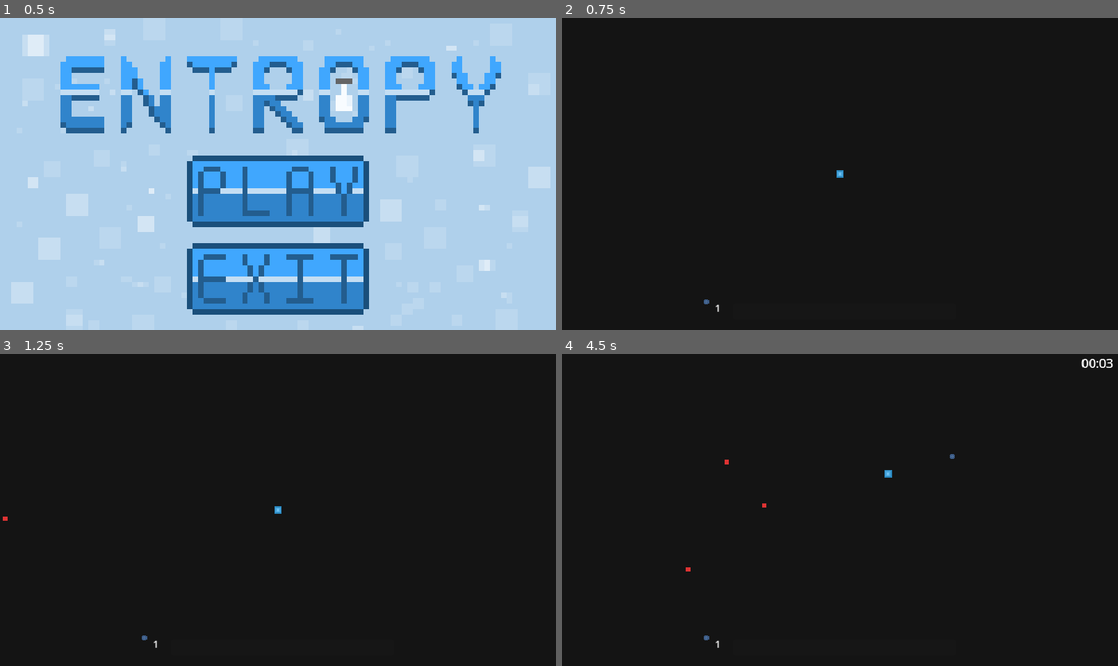
Above: before the commit, frames 1-4 (two rows, left to right).
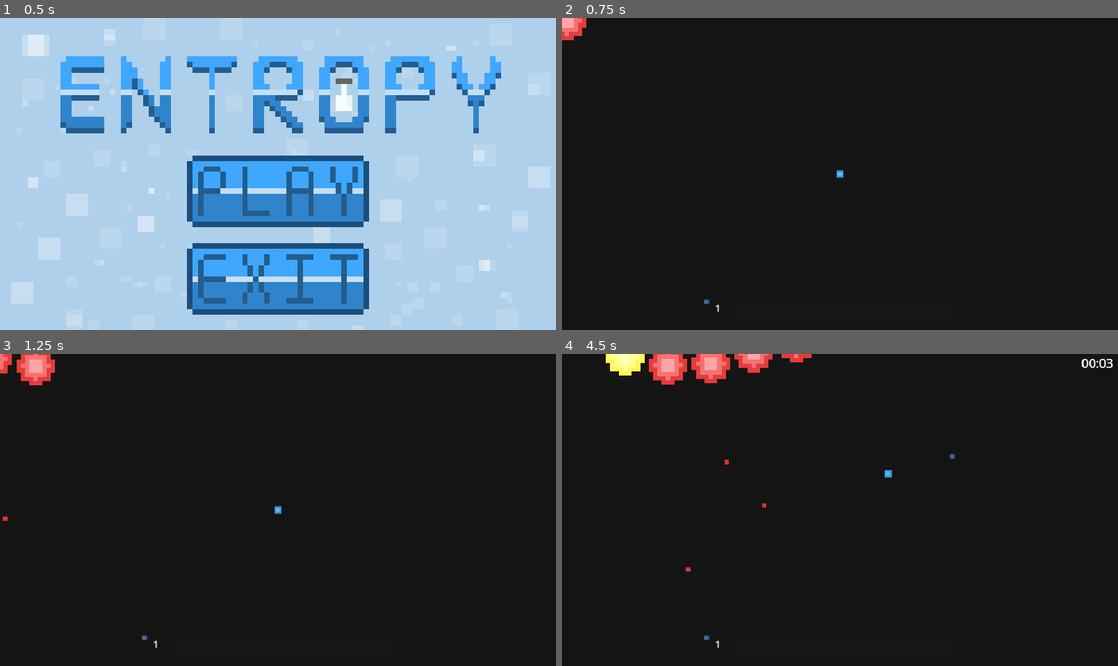
Above: after the commit, the same moments.

Repository: Clement-Quach/queensgamejam
Game: Godot game, scene res://scenes/main_menu.tscn
The game is run twice, just before and just after one commit, with the same random seed, the same clock (stepped at 60 frames per second) and the same inputs. The engine's default icon, where the game draws it, is replaced by a stand-in: a white triangle on a blue panel in a dark square.
Inputs (mouse positions are in pixels of both pictures, inside the frame that each line leads up to):
- Up to frame 1 (0.5 s): no input
- Up to frame 2 (0.75 s): click (840, 192) at 0.5 s
- Up to frame 3 (1.25 s): no input
- Up to frame 4 (4.5 s): tap Enter (ui_accept) at 1.25, 1.52, 2.27, 3.77 s; move the mouse to (962, 494) at 1.27 s; press the mouse at (962, 494) at 1.28 s; hold Right (ui_right) 1.28-2.78 s; move the mouse to (728, 525) at 2.02 s; release the mouse at (728, 525) at 2.03 s; click (728, 525) at 2.1 s; move the mouse to (895, 441) at 2.77 s; press the mouse at (895, 441) at 2.78 s; hold Left (ui_left) 2.78-3.53 s; move the mouse to (812, 572) at 3.52 s; release the mouse at (812, 572) at 3.53 s; hold Right (ui_right) from 3.53 s (still down); click (812, 572) at 3.6 s; move the mouse to (1006, 556) at 4.27 s; press the mouse at (1006, 556) at 4.28 s

Frame 1 is identical in both runs. In frame 2, 0.3% of the frame differs, in the area x 0-5%, y 0-8%; in frame 3, 0.7%; in frame 4, 1.9%, in the area x 7-45%, y 0-10%.

Commit message:
need to pull

Diff:
--- a/queensgamejam/particle_base.gd
+++ b/queensgamejam/particle_base.gd
@@ -12,7 +12,6 @@
 		direction.x = direction.x * -1
 	if is_on_floor() || is_on_ceiling():
 		direction.y = direction.y * -1
-
 
 
 
--- a/queensgamejam/scenes/collider.tscn
+++ b/queensgamejam/scenes/collider.tscn
@@ -2,8 +2,8 @@
 
 [ext_resource type="PackedScene" uid="uid://bdeto3dpfhttl" path="res://scenes/wall.tscn" id="1_704lm"]
 [ext_resource type="PackedScene" uid="uid://bqljjh47t4yin" path="res://scenes/hydrogen.tscn" id="2_1udnh"]
-[ext_resource type="PackedScene" uid="uid://dsely15cvyl4n" path="res://scenes/slingShot.tscn" id="3_qhxu8"]
-[ext_resource type="PackedScene" uid="uid://beq6j6jklgijo" path="res://scenes/boss.tscn" id="5_r7nro"]
+[ext_resource type="PackedScene" uid="uid://drwoipyt7482k" path="res://scenes/slingShot.tscn" id="3_qhxu8"]
+[ext_resource type="PackedScene" uid="uid://caupn4y00bnlf" path="res://scenes/worm_boss.tscn" id="4_6pgqe"]
 
 [node name="Collider" type="Node2D"]
 
@@ -34,5 +34,5 @@
 
 [node name="Line2D" parent="." instance=ExtResource("3_qhxu8")]
 
-[node name="boss" parent="." instance=ExtResource("5_r7nro")]
-position = Vector2(429, 72)
+[node name="wormBoss" parent="." instance=ExtResource("4_6pgqe")]
+position = Vector2(280, 112)
--- a/queensgamejam/scenes/main.gd
+++ b/queensgamejam/scenes/main.gd
@@ -33,6 +33,8 @@
 	update_progress_bar(playerLevel.levelPts, 0.25)
 
 
+############################### ENEMY SPAWNING #####################################################
+
 func spawn_waves() -> void:
 	while true:
 		print("Starting wave %d with %d enemies" % [current_wave, current_enemy_count])
@@ -44,9 +46,8 @@
 		await get_tree().create_timer(wave_delay).timeout
 		# Increase the wave and ramp up the enemy count
 		current_wave += 1
-		current_enemy_count += enemy_wave_increment
-
-############################### ENEMY SPAWNING #####################################################
+		if current_wave % 2 == 0:
+			current_enemy_count += enemy_wave_increment
 
 func start_waves() -> void:
 	# Use an infinite loop to continuously spawn waves
--- a/queensgamejam/scenes/main.tscn
+++ b/queensgamejam/scenes/main.tscn
@@ -1,10 +1,11 @@
-[gd_scene load_steps=8 format=3 uid="uid://d1r181tlg2520"]
+[gd_scene load_steps=9 format=3 uid="uid://d1r181tlg2520"]
 
 [ext_resource type="Script" path="res://scenes/main.gd" id="1_2h8js"]
 [ext_resource type="Script" path="res://scenes/timer.gd" id="1_nw5uv"]
 [ext_resource type="PackedScene" uid="uid://w3uygut4yruj" path="res://scenes/player.tscn" id="2_f2vdu"]
 [ext_resource type="PackedScene" uid="uid://bdeto3dpfhttl" path="res://scenes/wall.tscn" id="3_y7k7s"]
 [ext_resource type="PackedScene" uid="uid://drwoipyt7482k" path="res://scenes/slingShot.tscn" id="4_o7whv"]
+[ext_resource type="PackedScene" uid="uid://caupn4y00bnlf" path="res://scenes/worm_boss.tscn" id="6_q6ggl"]
 
 [sub_resource type="LabelSettings" id="LabelSettings_1401g"]
 font_size = 20
@@ -18,6 +19,7 @@
 
 [node name="main" type="Node2D"]
 script = ExtResource("1_2h8js")
+wave_delay = 8.0
 
 [node name="ColorRect" type="ColorRect" parent="."]
 offset_left = -99.0
@@ -47,6 +49,7 @@
 [node name="player" parent="." instance=ExtResource("2_f2vdu")]
 position = Vector2(454.5, 255.5)
 scale = Vector2(0.25, 0.25)
+collision_layer = 64
 
 [node name="Line2D" parent="." instance=ExtResource("4_o7whv")]
 
@@ -91,4 +94,6 @@
 [node name="WorldEnvironment" type="WorldEnvironment" parent="."]
 environment = SubResource("Environment_0ol5u")
 
+[node name="wormBoss" parent="." instance=ExtResource("6_q6ggl")]
+
 [connection signal="timeout" from="timer/Timer" to="timer" method="_on_timer_timeout"]
--- a/queensgamejam/scenes/player.tscn
+++ b/queensgamejam/scenes/player.tscn
@@ -16,6 +16,9 @@
 size = Vector2(52, 52)
 
 [node name="player" instance=ExtResource("1_mfwgv")]
+
+[node name="Area2D" parent="." index="0"]
+collision_layer = 65
 
 [node name="Sprite2D" parent="." index="1"]
 texture_filter = 1
--- /dev/null
+++ b/queensgamejam/scenes/segment.tscn
@@ -0,0 +1,20 @@
+[gd_scene load_steps=3 format=3 uid="uid://lulyh5hbkk1"]
+
+[ext_resource type="Texture2D" uid="uid://ccdfxyopluurk" path="res://assets/snake segment 2.png" id="1_pksy6"]
+
+[sub_resource type="CircleShape2D" id="CircleShape2D_ormad"]
+radius = 32.0156
+
+[node name="segment" type="Node2D"]
+
+[node name="Sprite2D" type="Sprite2D" parent="."]
+texture_filter = 1
+scale = Vector2(7, 7)
+texture = ExtResource("1_pksy6")
+
+[node name="Area2D" type="Area2D" parent="."]
+collision_layer = 4
+collision_mask = 0
+
+[node name="CollisionShape2D" type="CollisionShape2D" parent="Area2D"]
+shape = SubResource("CircleShape2D_ormad")
--- /dev/null
+++ b/queensgamejam/scenes/segment_hurt.tscn
@@ -0,0 +1,20 @@
+[gd_scene load_steps=3 format=3 uid="uid://dtdxpspf43lsh"]
+
+[ext_resource type="Texture2D" uid="uid://cvd3lw8pqana8" path="res://assets/snake segment 1.png" id="1_yivsn"]
+
+[sub_resource type="CircleShape2D" id="CircleShape2D_red34"]
+radius = 31.0161
+
+[node name="segmentHurt" type="Node2D"]
+
+[node name="Area2D" type="Area2D" parent="."]
+collision_layer = 16
+collision_mask = 0
+
+[node name="CollisionShape2D" type="CollisionShape2D" parent="Area2D"]
+shape = SubResource("CircleShape2D_red34")
+
+[node name="Sprite2D" type="Sprite2D" parent="."]
+texture_filter = 1
+scale = Vector2(7, 7)
+texture = ExtResource("1_yivsn")
--- /dev/null
+++ b/queensgamejam/scenes/worm_boss.tscn
@@ -0,0 +1,23 @@
+[gd_scene load_steps=4 format=3 uid="uid://caupn4y00bnlf"]
+
+[ext_resource type="Script" path="res://worm_boss.gd" id="1_sv8h7"]
+[ext_resource type="PackedScene" uid="uid://dtdxpspf43lsh" path="res://scenes/segment_hurt.tscn" id="2_kjhth"]
+[ext_resource type="PackedScene" uid="uid://lulyh5hbkk1" path="res://scenes/segment.tscn" id="3_w5jn8"]
+
+[node name="wormBoss" type="Node2D"]
+script = ExtResource("1_sv8h7")
+speed = 50.0
+vulnerability_interval = 7.0
+
+[node name="segmentHurt" parent="." instance=ExtResource("2_kjhth")]
+
+[node name="Area2D" parent="segmentHurt" index="0"]
+collision_layer = 0
+collision_mask = 64
+
+[node name="segment" parent="." instance=ExtResource("3_w5jn8")]
+
+[connection signal="body_entered" from="segmentHurt/Area2D" to="." method="_on_area_2d_body_entered"]
+
+[editable path="segmentHurt"]
+[editable path="segment"]
--- /dev/null
+++ b/queensgamejam/worm_boss.gd
@@ -0,0 +1,168 @@
+extends Node2D
+
+# Instead of exporting packed scenes, we reference our template nodes.
+@onready var invuln_segment_template = $segment
+@onready var dmg_segment_template = $segmentHurt
+
+@export var segment_count: int = 5       # Total segments
+@export var segment_distance: float = 70.0 # Distance between segments
+@export var speed: float = 100.0           # Movement speed
+@export var turn_interval: float = 2.0     # Time (in seconds) between setting a new target turn
+@export var turn_speed: float = 2.0        # How fast the worm rotates (radians per second)
+@export var vulnerability_interval: float = 3.0  # Vulnerable segment switch interval
+@export var health: int = 20             # Boss health
+
+var screen_width: float = 454.0
+var screen_height: float = 255.0
+
+var segments: Array = []           # Holds our segment nodes
+var vulnerable_index: int = -1     # Index of the current vulnerable segment
+
+# Instead of only a vector direction, we now store angles.
+var current_angle: float = 0.0
+var target_angle: float = 0.0
+
+var current_direction: Vector2 = Vector2.RIGHT  # This will be updated based on current_angle
+var turn_timer: float = 0.0
+var vulnerability_timer: float = 0.0
+var elapsed_time: float = 0.0      # Drives the sine-wave wiggle
+
+# Wiggle parameters
+var wiggle_amplitude: float = 20.0
+var wiggle_frequency: float = 3.0
+
+func _ready() -> void:
+	# Hide the template nodes (they are only for duplication)
+	invuln_segment_template.hide()
+	dmg_segment_template.hide()
+
+	randomize()
+	# Initialize angles (assuming starting direction is to the right)
+	current_angle = 0.0
+	target_angle = current_angle
+	current_direction = Vector2.RIGHT
+
+	# Create segments by duplicating the invulnerable template.
+	for i in range(segment_count):
+		var seg = invuln_segment_template.duplicate()
+		seg.show()
+		add_child(seg)
+		segments.append(seg)
+		seg.position = position - current_direction * (i * segment_distance)
+
+	turn_timer = turn_interval
+	vulnerability_timer = vulnerability_interval
+	choose_new_vulnerable()
+
+func _process(delta: float) -> void:
+	elapsed_time += delta
+
+	# Smoothly interpolate current_angle toward target_angle.
+	current_angle = lerp_angle(current_angle, target_angle, turn_speed * delta)
+	current_direction = Vector2(cos(current_angle), sin(current_angle))
+
+	# Move the head.
+	var move = current_direction * speed * delta
+	position += move
+
+	# Bounce off walls.
+	bounce_off_walls()
+
+	# Update segments positions so they follow the head.
+	update_segments_positions()
+
+	# Handle turning: when turn_timer expires, set a new target_angle.
+	turn_timer -= delta
+	if turn_timer <= 0:
+		turn_timer = turn_interval
+		# Add a random turn offset to the current_angle.
+		target_angle = current_angle + randf_range(-PI/4, PI/4)
+
+	# Vulnerability switching.
+	vulnerability_timer -= delta
+	if vulnerability_timer <= 0:
+		vulnerability_timer = vulnerability_interval
+		choose_new_vulnerable()
+
+func bounce_off_walls() -> void:
+	# Check and clamp the head's position.
+	var bounced = false
+	if position.x < 0:
+		position.x = 0
+		if current_direction.x < 0:
+			# Reflect horizontally.
+			current_direction.x = -current_direction.x
+			bounced = true
+	elif position.x > screen_width:
+		position.x = screen_width
+		if current_direction.x > 0:
+			current_direction.x = -current_direction.x
+			bounced = true
+
+	if position.y < 0:
+		position.y = 0
+		if current_direction.y < 0:
+			current_direction.y = -current_direction.y
+			bounced = true
+	elif position.y > screen_height:
+		position.y = screen_height
+		if current_direction.y > 0:
+			current_direction.y = -current_direction.y
+			bounced = true
+
+	if bounced:
+		# If a bounce occurs, update angles accordingly.
+		current_angle = current_direction.angle()
+		target_angle = current_angle
+
+func update_segments_positions() -> void:
+	# Position each segment relative to the head using the current_direction.
+	for i in range(segments.size()):
+		var base_pos = position - current_direction * (i * segment_distance)
+		# Perpendicular vector for sine-wave wiggle.
+		var perp = Vector2(-current_direction.y, current_direction.x)
+		var offset = sin(elapsed_time * wiggle_frequency + i) * wiggle_amplitude
+		segments[i].position = base_pos + perp * offset
+
+func choose_new_vulnerable() -> void:
+	# If a vulnerable segment already exists, revert it to invulnerable.
+	if vulnerable_index != -1:
+		var old_vuln = segments[vulnerable_index]
+		var new_invuln = invuln_segment_template.duplicate()
+		new_invuln.show()
+		new_invuln.position = old_vuln.position
+		add_child(new_invuln)
+		segments[vulnerable_index] = new_invuln
+		old_vuln.queue_free()
+
+	# Choose a new random index for vulnerability.
+	vulnerable_index = randi() % segments.size()
+	var old_seg = segments[vulnerable_index]
+	var new_vuln = dmg_segment_template.duplicate()
+	new_vuln.show()
+	new_vuln.position = old_seg.position
+	add_child(new_vuln)
+	segments[vulnerable_index] = new_vuln
+	old_seg.queue_free()
+
+func take_damage(amount: int) -> void:
+	health -= amount
+	flash_white()
+	# Add death logic if health <= 0
+
+func flash_white() -> void:
+	var tween = get_tree().create_tween()
+	for seg in segments:
+		# Get the Sprite2D child node.
+		var sprite = seg.get_node("Sprite2D")
+		# Store the sprite's original modulate.
+		var original_color = sprite.modulate
+		# Immediately set the sprite to white.
+		sprite.modulate = Color(1, 1, 1)
+		# Tween back to the original color over 0.2 seconds.
+		tween.tween_property(sprite, "modulate", original_color, 0.2)
+
+
+func _on_area_2d_body_entered(body: Node2D) -> void:
+	take_damage(10)
+	print(health)
Binary file added: queensgamejam/assets/snake segment 1.png
Not shown, added: queensgamejam/assets/snake segment 1.png.import
Binary file added: queensgamejam/assets/snake segment 2.png
Not shown, added: queensgamejam/assets/snake segment 2.png.import
Not shown: 1 places in queensgamejam/scenes/boss.tscn that only renumber resources
